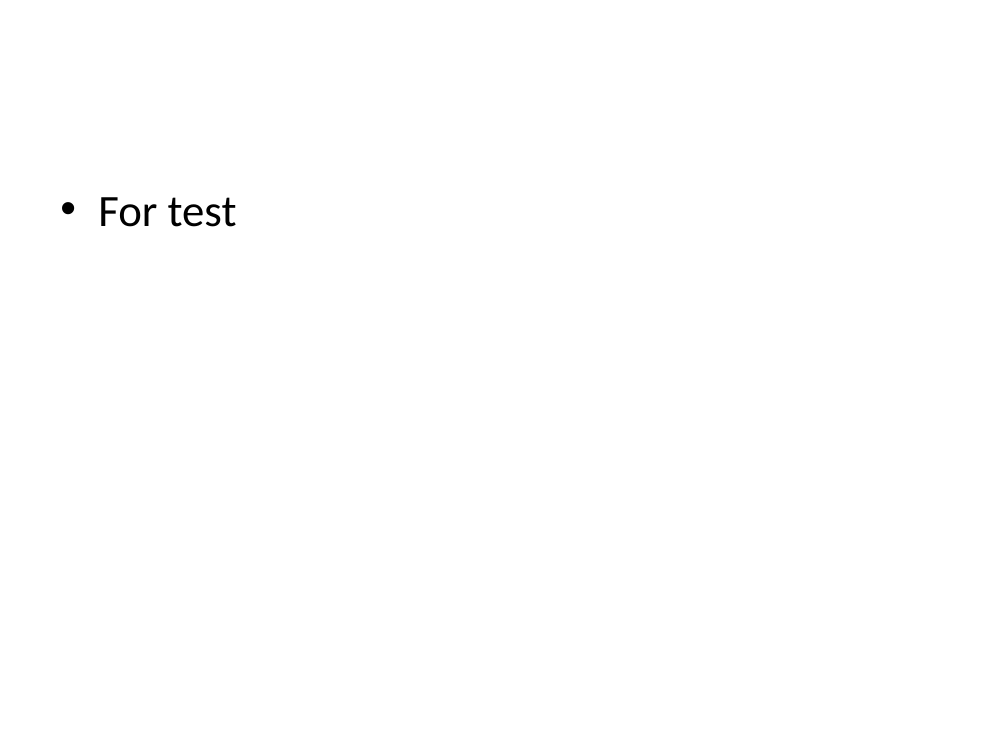
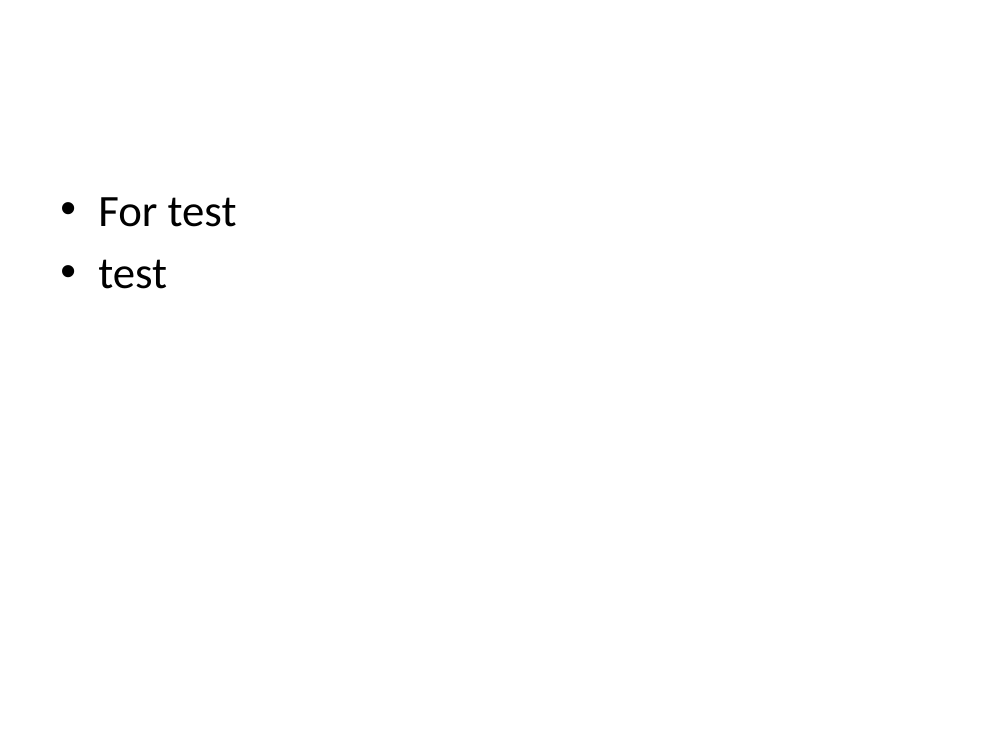
Before and after one commit to FFatemeh/Test, a slide deck: slide 3 of pyramid.pptx. Drawn at 1008x756 pixels with LibreOffice and Linux fonts; fonts in the diff are those of the drawing. Boxes give left, top, right and bottom in pixels: in the first picture for what was removed or moved away, otherwise in the second. Text is boxed around its words. In the diff, an @@ line names an element or a change of style, - is before the commit and + after.

```diff
--- a/pyramid.pptx
+++ b/pyramid.pptx
@@ text at box(98, 259, 167, 289): paragraph added @@
+• test
```
